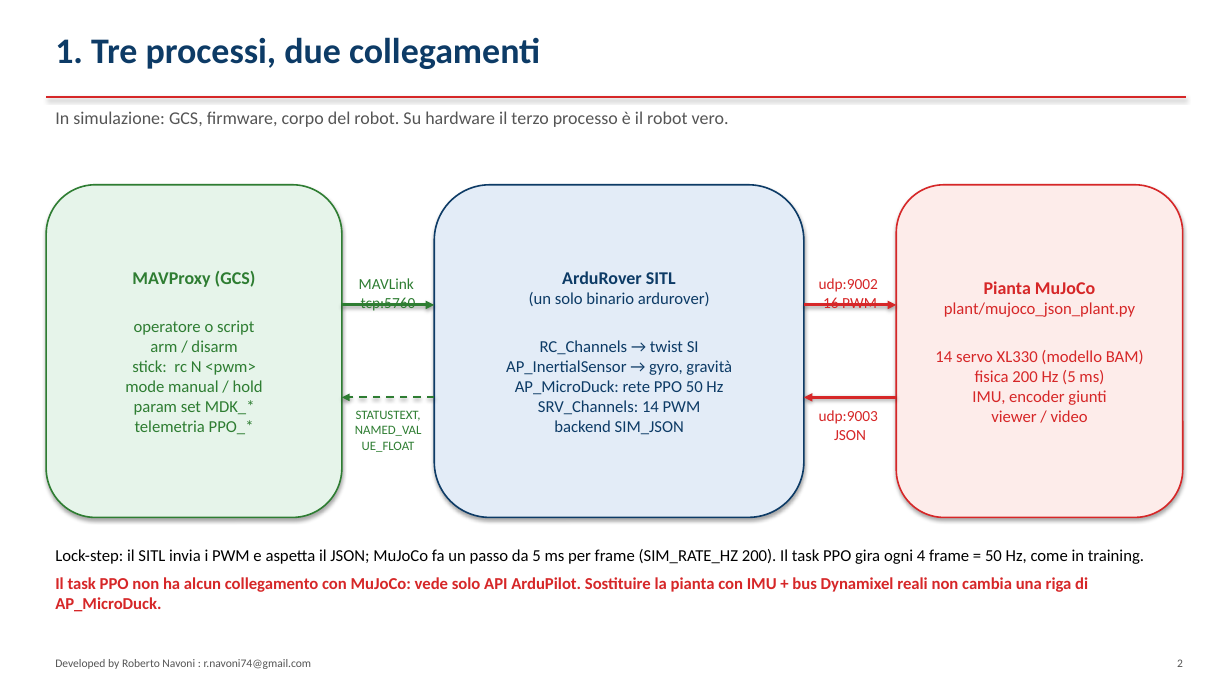
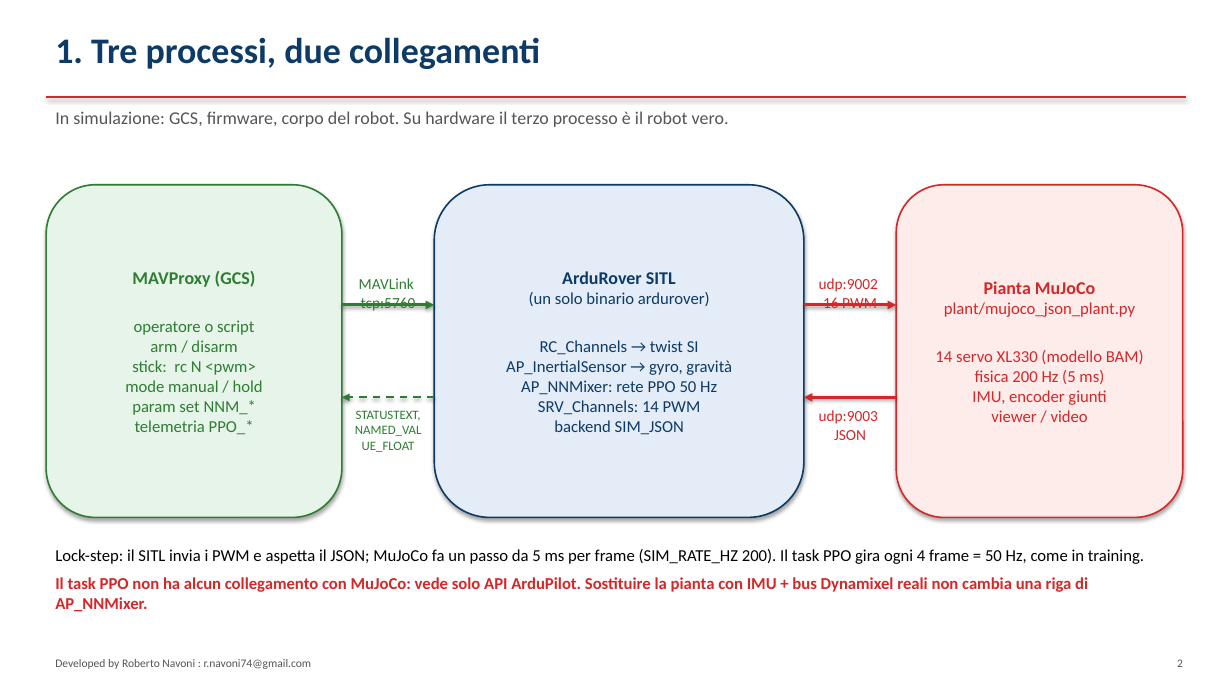
Before and after one commit to virtualrobotix/Arudpilot-Neural-Mixer, a slide deck: slide 2 of docs/architettura-integrazione.pptx. Drawn at 1232x693 pixels with LibreOffice and Linux fonts; fonts in the diff are those of the drawing. Boxes give left, top, right and bottom in pixels: in the first picture for what was removed or moved away, otherwise in the second. Text is boxed around its words. In the diff, an @@ line names an element or a change of style, - is before the commit and + after.

```diff
--- a/docs/architettura-integrazione.pptx
+++ b/docs/architettura-integrazione.pptx
@@ text in rounded rectangle at [521,380,717,395]: text changed @@
-AP_MicroDuck: rete PPO 50 Hz
+AP_NNMixer: rete PPO 50 Hz
@@ text in rounded rectangle at [132,400,256,415]: text changed @@
-param set MDK_*
+param set NNM_*
@@ text at [55,577,1088,612]: text changed @@
-Il task PPO non ha alcun collegamento con MuJoCo: vede solo API ArduPilot. Sostituire la pianta con IMU + bus Dynamixel reali non cambia una riga di AP_MicroDuck.
+Il task PPO non ha alcun collegamento con MuJoCo: vede solo API ArduPilot. Sostituire la pianta con IMU + bus Dynamixel reali non cambia una riga di AP_NNMixer.
```
Also in this commit, not shown: 10 other slides changed, 24 other files.
